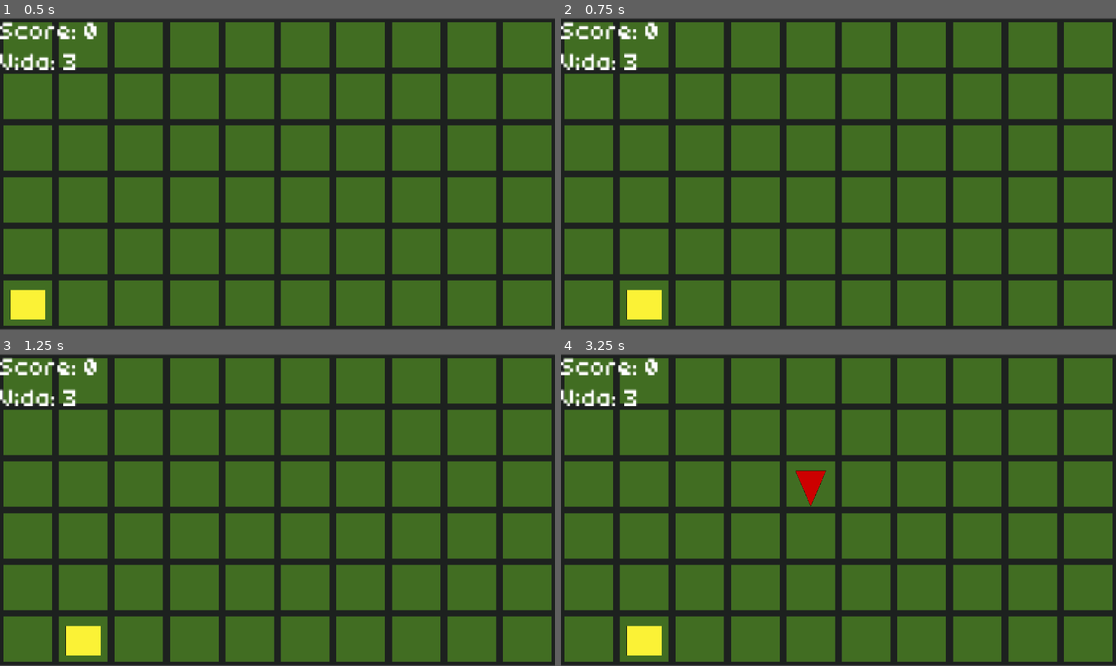
Above: before the commit, frames 1-4 (two rows, left to right).
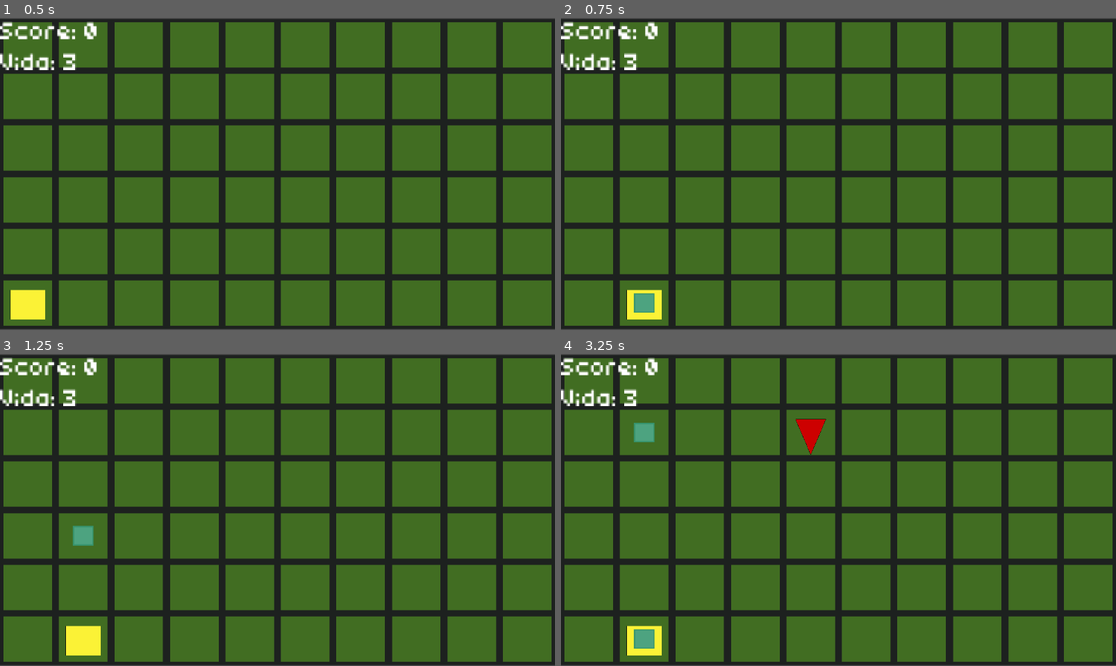
Above: after the commit, the same moments.

Repository: EmilyMendes26/Geokill
Game: Godot game, scene res://cena.tscn
The game is run twice, just before and just after one commit, with the same random seed, the same clock (stepped at 60 frames per second) and the same inputs.
Inputs:
- Up to frame 1 (0.5 s): no input
- Up to frame 2 (0.75 s): tap Enter at 0.5 s; hold Right (direita) from 0.53 s (still down); tap Space (tiro) at 0.6 s
- Up to frame 3 (1.25 s): keep holding Right (direita)
- Up to frame 4 (3.25 s): release Right (direita) at 1.28 s; hold A (esquerda) 1.28-2.03 s; tap Space (tiro) at 1.35, 2.3, 3.05 s; hold Right (direita) from 2.03 s (still down); tap Down (torca_anterior) at 2.1 s; tap Up (troca_proximo) at 2.85 s

Frame 1 is identical in both runs. In frame 2, 0.2% of the frame differs, in the area x 13-17%, y 88-95%; in frame 3, 0.2%; in frame 4, 1.1%, in the area x 13-48%, y 20-95%.

Commit message:
projeto atualizado

Diff:
--- a/scripts/controlador.gd
+++ b/scripts/controlador.gd
@@ -17,7 +17,7 @@
 func _physics_process(delta):
 	score.text = "Score: " + str(ponto) + "\nVida: " + str(vida)
 
-	if vida == 0:
+	if vida == 0 && ponto < 5:
 		score.text = "Perdeu!"
 	if ponto >= 5 && vida != 0:
 		score.text = "Ganhou!"
--- a/scripts/inimigo_mov.gd
+++ b/scripts/inimigo_mov.gd
@@ -5,7 +5,7 @@
 const limite_mapa = (16 * altura_mapa)/2
 var posicao: Vector2
 var velocidade = 16
-var tempo_andar = 0.5
+var tempo_andar = 0.7
 var tempo = 0
 var forma
 
--- a/tiro.tscn
+++ b/tiro.tscn
@@ -1,7 +1,7 @@
 [gd_scene load_steps=4 format=3 uid="uid://c5tgk8plw2wn4"]
 
-[ext_resource type="Texture2D" uid="uid://6yusduet8qml" path="res://icon.svg" id="1_rivwi"]
 [ext_resource type="Script" uid="uid://bm6j14foneahs" path="res://scripts/tiro.gd" id="2_gp2hl"]
+[ext_resource type="Texture2D" uid="uid://bcsbanwhul8mt" path="res://sprite/grid.png" id="2_wib4g"]
 
 [sub_resource type="RectangleShape2D" id="RectangleShape2D_gp2hl"]
 size = Vector2(19.1611, 29.7006)
@@ -11,8 +11,9 @@
 script = ExtResource("2_gp2hl")
 
 [node name="Sprite2D" type="Sprite2D" parent="."]
-scale = Vector2(0.296875, 0.3125)
-texture = ExtResource("1_rivwi")
+position = Vector2(1.43051e-06, -4.76837e-07)
+scale = Vector2(2.24398, 2.30328)
+texture = ExtResource("2_wib4g")
 
 [node name="CollisionShape2D" type="CollisionShape2D" parent="."]
 position = Vector2(-8.01998e-09, 0.5)
Not shown, changed: build/projeto IA_linux.x86_64
Not shown, changed: build/projeto IA_windows.exe
